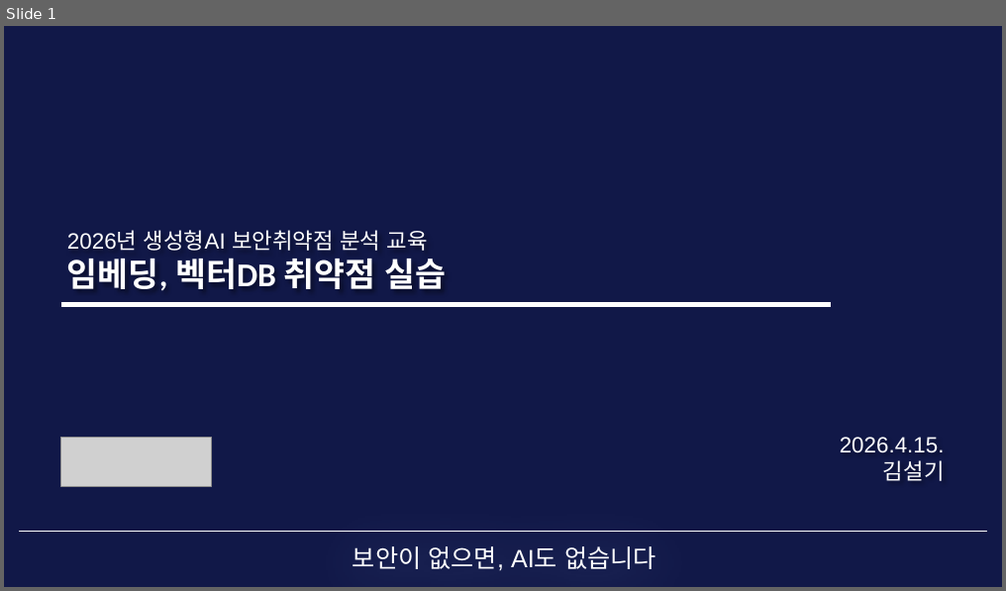
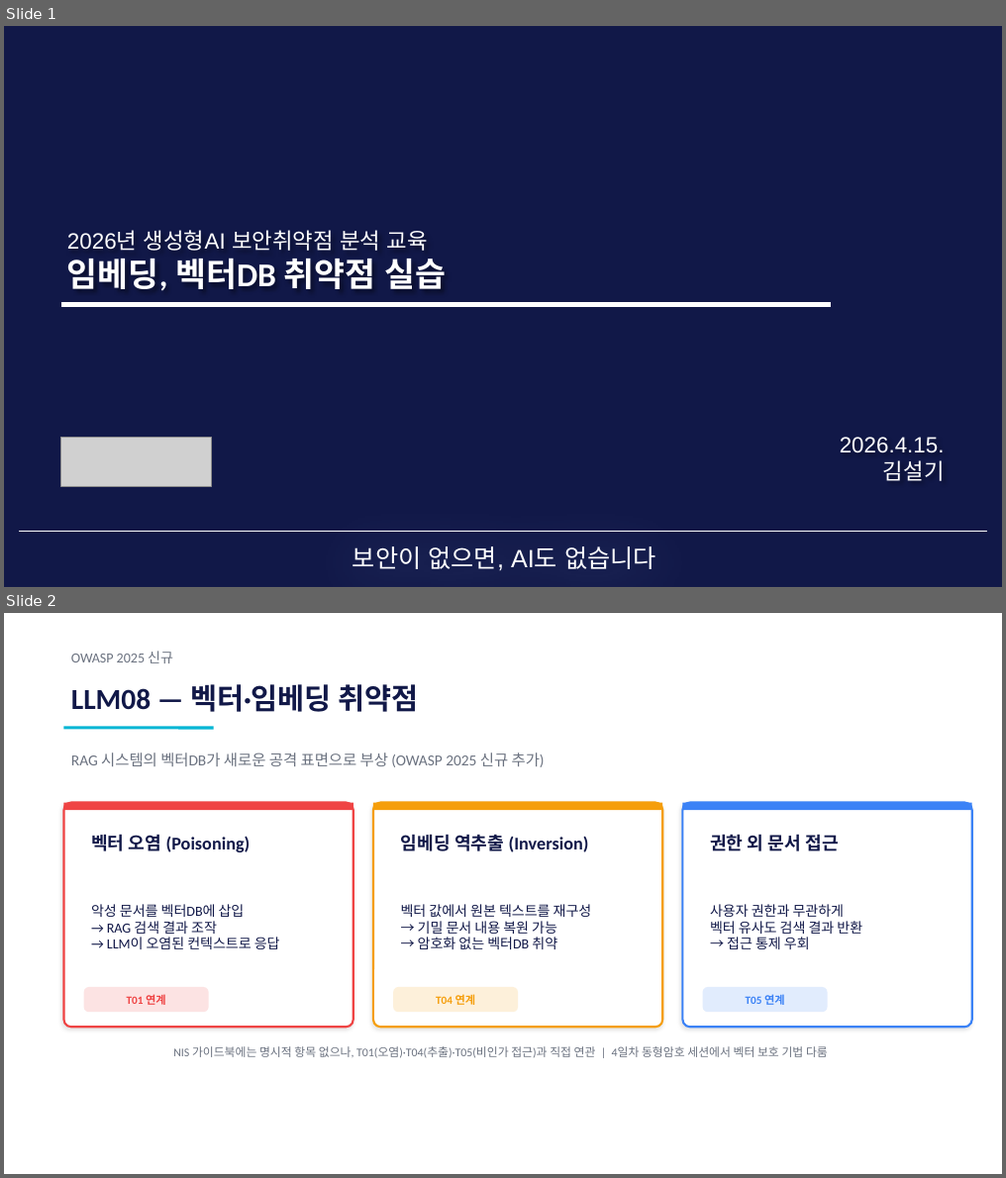
Before and after one commit to sulgik/security-workshop, a slide deck: ws01/class/3일차_4.pptx. Shown one above the other, each under a label of ours: slide 1 before the commit, slides 1 and 2 after it. The pictures are 1006x591 and 1006x1178 pixels, drawn with LibreOffice and Linux fonts; fonts in the diff are those of the drawing; grey boxes stand for pictures. Boxes give left, top, right and bottom in pixels: in the first picture for what was removed or moved away, otherwise in the second. Text is boxed around its words. In the diff, an @@ line names an element or a change of style, - is before the commit and + after.

```diff
--- a/ws01/class/3일차_4.pptx
+++ b/ws01/class/3일차_4.pptx
@@ slide 2 added at <box>4,613,1002,1174</box>, background #FFFFFF @@
@@ text added at <box>71,651,173,663</box>, 13.3 pt, text #6B7280 @@
+OWASP 2025 신규
@@ text added at <box>71,684,419,712</box>, 28 pt, text #111848, bold @@
+LLM08 — 벡터·임베딩 취약점
@@ line added from (63, 728) to (214, 728), #06B6D4 3 pt @@
@@ text added at <box>71,753,545,767</box>, 14.7 pt, text #6B7280 @@
+RAG 시스템의 벡터DB가 새로운 공격 표면으로 부상 (OWASP 2025 신규 추가)
@@ rounded rectangle added at <box>63,802,353,1027</box>, fill #FFFFFF, outline #EF4444 2 pt @@
@@ rectangle added at <box>63,802,353,810</box>, fill #EF4444 @@
@@ rounded rectangle added at <box>373,802,662,1027</box>, fill #FFFFFF, outline #F59E0B 2 pt @@
@@ rectangle added at <box>373,802,662,810</box>, fill #F59E0B @@
@@ rounded rectangle added at <box>683,802,973,1027</box>, fill #FFFFFF, outline #3B82F6 2 pt @@
@@ rectangle added at <box>683,802,973,810</box>, fill #3B82F6 @@
@@ text added at <box>91,834,251,853</box>, 17.3 pt, text #111848, bold @@
+벡터 오염 (Poisoning)
@@ text added at <box>401,834,589,853</box>, 17.3 pt, text #111848, bold @@
+임베딩 역추출 (Inversion)
@@ text added at <box>710,834,838,852</box>, 17.3 pt, text #111848, bold @@
+권한 외 문서 접근
@@ text added at <box>91,904,280,950</box>, 13.3 pt, text #111848 @@
+악성 문서를 벡터DB에 삽입
+→ RAG 검색 결과 조작
+→ LLM이 오염된 컨텍스트로 응답
@@ text added at <box>401,904,592,950</box>, 13.3 pt, text #111848 @@
+벡터 값에서 원본 텍스트를 재구성
+→ 기밀 문서 내용 복원 가능
+→ 암호화 없는 벡터DB 취약
@@ text added at <box>710,904,862,950</box>, 13.3 pt, text #111848 @@
+사용자 권한과 무관하게
+벡터 유사도 검색 결과 반환
+→ 접근 통제 우회
@@ rounded rectangle added at <box>84,987,209,1012</box>, fill #EF4444 at 15% opacity @@
@@ text added at <box>127,994,166,1005</box>, 10.7 pt, text #EF4444, bold @@
+T01 연계
@@ rounded rectangle added at <box>393,987,519,1012</box>, fill #F59E0B at 15% opacity @@
@@ text added at <box>436,994,476,1005</box>, 10.7 pt, text #F59E0B, bold @@
+T04 연계
@@ rounded rectangle added at <box>703,987,828,1012</box>, fill #3B82F6 at 15% opacity @@
@@ text added at <box>746,994,785,1005</box>, 10.7 pt, text #3B82F6, bold @@
+T05 연계
@@ text added at <box>173,1047,828,1059</box>, 11.3 pt, text #6B7280 @@
+NIS 가이드북에는 명시적 항목 없으나, T01(오염)·T04(추출)·T05(비인가 접근)과 직접 연관 | 4일차 동형암호 세션에서 벡터 보호 기법 다룸
```
Also in this commit, not shown: 2 other slides added, 1 slide removed, 6 other files.
